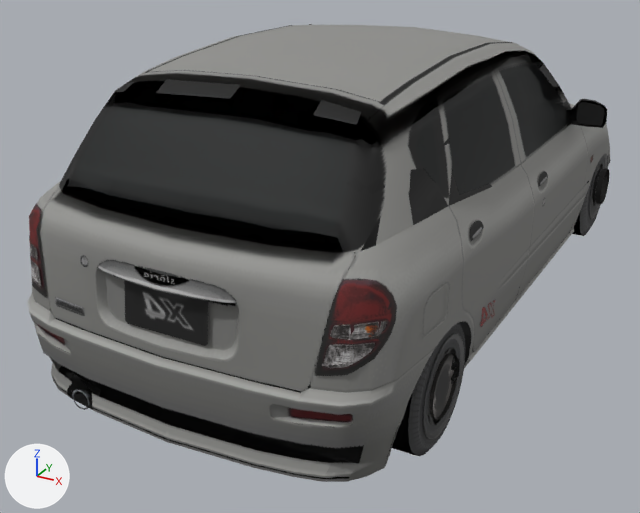
The glTF model dealership/dealership/models/GT4_DAIH0015.glb: old version first, new version second.
Both versions are drawn from a 50 mm lens placed at (1.71, -3.77, 1.96), pointed at (-0.21, -0.27, 0.2). Arrows for +X, +Y and +Z are at lower left; the lights stay in place. The first picture is the older version. Vertices at exactly the same position are counted once.

The first picture shows 'body', 'tire_front_left', 'tire_rear_left', 'wheel_front_left' and 1 more.
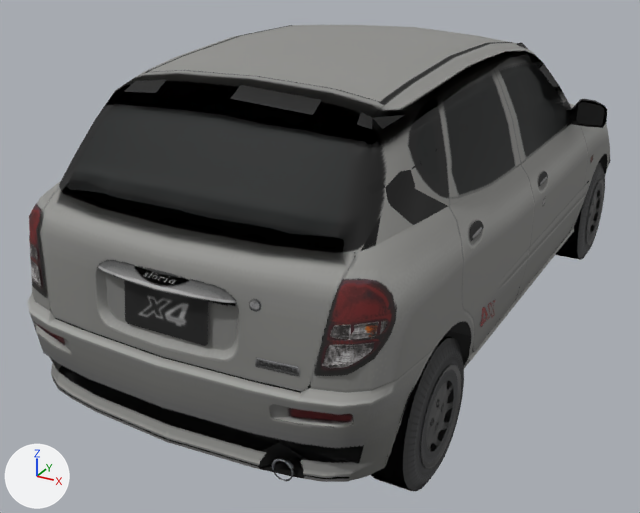
Edits to the bpy script that builds the scene:
```text
Change me_body:
    used by ob_body; location = (0.0, 0.0, 0.0)
    remove me_body.from_pydata(...)  # 1822 vertices, 2866 faces; spans x -0.92..0.92, y -1.79..1.86, z 0.02..1.31
    add me_body.from_pydata(...)  # 1822 vertices, 2866 faces; spans x -0.92..0.92, y -1.79..1.86, z 0.01..1.31
    me_body part 1: the loose piece of 48 vertices spanning x 0.79..0.8, y -1.31..-1.06, z 0.14..0.38 is mirrored in x about its middle, then moved by (-0.17, 2.37, -0.13)
    me_body part 2: the loose piece of 49 vertices spanning x 0.76..0.8, y -1.1..-1.05, z 0.23..0.31 is mirrored in x about its middle, then moved by (-0.15, 2.37, -0.13)
    me_body part 3: the loose piece of 651 vertices spanning x -0.8..0.8, y -1.79..1.86, z 0.02..1.31 is mirrored in x about its middle
    me_body part 4: the loose piece of 8 vertices spanning x -0.52..-0.36, y -1.74..-1.61, z 0.11..0.25 is mirrored in x about the mesh origin
    me_body part 5: 619 of 1822 vertices moved; they spanned x -0.92..0.92, y -1.76..1.85, z 0.08..1.23 and now span x -0.92..0.92, y -1.76..1.85, z 0.02..1.23; mean shift (0.04, -0.87, -0.06); largest move (0.83, 1.27, 0.35) -> (0.58, -1.1, 0.19)
    other edits to the shape of me_body do not show in these pictures
Change me_tire_front:
    used by ob_tire_front_left; location = (0.705, -1.185, 0.261)
    remove me_tire_front.from_pydata(...)  # 120 vertices, 208 faces; spans x -0.083..0.083, y -0.261..0.261, z -0.26..0.26
    add me_tire_front.from_pydata(...)  # 120 vertices, 208 faces; spans x -0.083..0.083, y -0.285..0.285, z -0.284..0.284
    me_tire_front part 6: 120 of 120 vertices moved; they spanned x -0.083..0.083, y -0.261..0.261, z -0.26..0.26 and now span x -0.083..0.083, y -0.285..0.285, z -0.284..0.284; mean shift (0.0, 0.0, 0.0)
Change ob_wheel_front_right:
    ob_wheel_front_right.scale: (-1.0, 1.0, 1.0) -> (1.0, 1.0, 1.0)
    ob_wheel_front_right.location: (-0.705, -1.185, 0.261) -> (0.705, 1.185, 0.135)
Change ob_tire_front_right:
    ob_tire_front_right.scale: (-1.0, 1.0, 1.0) -> (1.0, 1.0, 1.0)
    ob_tire_front_right.location: (-0.705, -1.185, 0.261) -> (0.705, 1.185, 0.135)
Change ob_wheel_rear_right:
    ob_wheel_rear_right.scale: (-1.0, 1.0, 1.0) -> (1.0, 1.0, 1.0)
    ob_wheel_rear_right.location: (-0.703, 1.185, 0.296) -> (0.703, -1.185, 0.135)
Change ob_tire_rear_right:
    ob_tire_rear_right.scale: (-1.0, 1.0, 1.0) -> (1.0, 1.0, 1.0)
    ob_tire_rear_right.location: (-0.703, 1.185, 0.296) -> (0.703, -1.185, 0.135)
```

Location of each change, [x1, y1, x2, y2] in pixels of the pictures (640 x 513 px; the box of a moved part takes in the faces that stretch with it):
'tire_rear_right', moved, rescaled (not visible before)
    after: [371, 336, 464, 491]
'wheel_rear_right', moved, rescaled (not visible before)
    after: [420, 364, 461, 469]
'tire_front_right', reshaped, moved, rescaled (not visible before)
    after: [555, 162, 605, 260]
'wheel_front_right', moved, rescaled (not visible before)
    after: [586, 179, 604, 245]
part 1 of me_body, moved or reshaped (not visible afterwards)
    before: [429, 353, 458, 420]
part 2 of me_body, moved or reshaped (not visible afterwards)
    before: [451, 358, 460, 381]
part 3 of me_body, moved or reshaped
    both: [32, 25, 610, 479]
part 4 of me_body, moved or reshaped
    before: [67, 374, 101, 409]
    after: [258, 443, 307, 476]
part 5 of me_body, moved or reshaped
    before: [29, 24, 609, 427]
    after: [29, 42, 607, 482]
part 6 of me_tire_front, moved or reshaped
    before: [391, 322, 466, 456]
    after: [555, 162, 605, 260]
